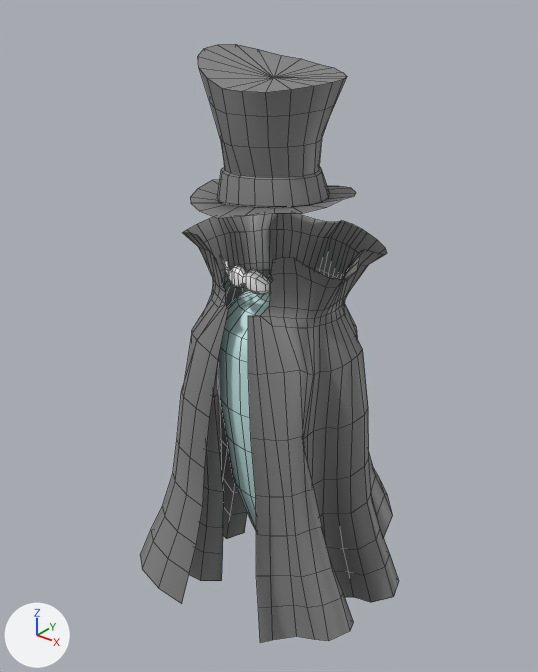
Renders of the FBX model Assets/Boouregard.fbx from each side of a commit.
Before and after are seen from a 50 mm lens placed at (4.69, -5.96, 7.86), pointed at (-0.24, 0.21, 4.04). The axes (+X, +Y, +Z) are drawn at lower left. The lights are the same throughout. Mesh edges are drawn as thin lines. Where no turn or scale is listed for an object, it has been applied to the vertices.

Script lines for the objects in view, before the commit:
```python
me_mesh = bpy.data.meshes.new('Mesh')
me_mesh.from_pydata(...)  # 1180 vertices, 1138 faces; spans x -1.76..1.65, y -1.48..1.77, z 0.05..7.22
# faces by material slot: [300, 126, 712]
me_mesh.materials.append(mat_ghost_blue)  # white #cdf2f1
me_mesh.materials.append(mat_white)  # white #ffffff
me_mesh.materials.append(mat_dark_grey)  # grey #838383
ob_boouregard = bpy.data.objects.new('Boouregard', me_mesh)
ob_boouregard.location = (0.0, 0.0, 0.0)
```
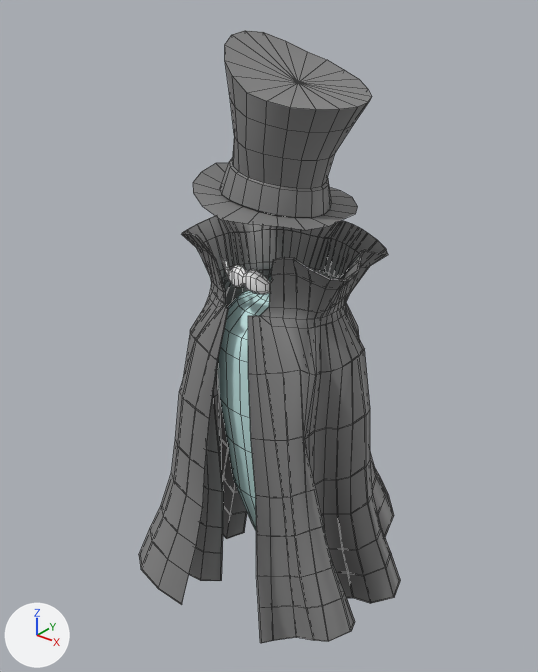
Changed parts and their boxes (x1, y1, x2, y2) in the pictures (538 x 672 px; the box of a moved part takes in the faces that stretch with it):
'Boouregard', reshaped
    before: (140, 44, 399, 643)
    after: (139, 30, 401, 643)
part 1 of me_mesh, moved or reshaped
    before: (190, 44, 356, 218)
    after: (193, 30, 372, 230)
part 2 of me_mesh, added
    after: (139, 233, 401, 643)

The edits, one by one:
me_mesh is used by ob_boouregard; location (0.0, 0.0, 0.0).
me_mesh had 1180 vertices, 1138 faces and spanned x -1.76..1.65, y -1.48..1.77, z 0.05..7.22.
me_mesh now has 1793 vertices, 1813 faces and spans x -1.77..1.66, y -1.49..1.79, z 0.05..7.37.
me_mesh part 1: the loose piece of 161 vertices spanning x -0.84..0.83, y -0.91..0.91, z 5.71..7.22 is turned 13 degrees about the y axis through its middle, then moved by (0.18, 0.0, -0.01).
me_mesh part 2: 613 vertices added at x -1.77..1.66, y -1.49..1.79, z 0.54..5.38.
